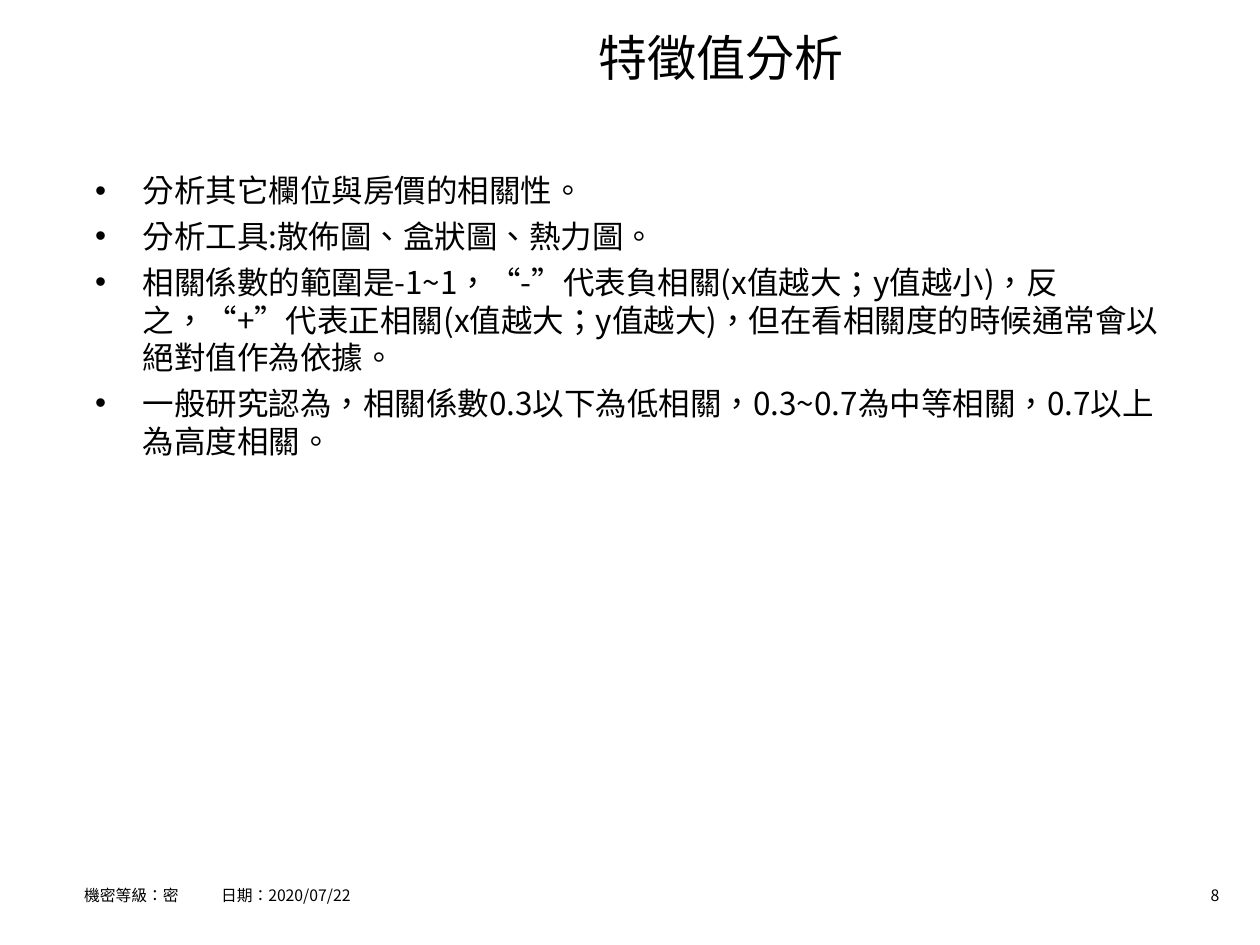
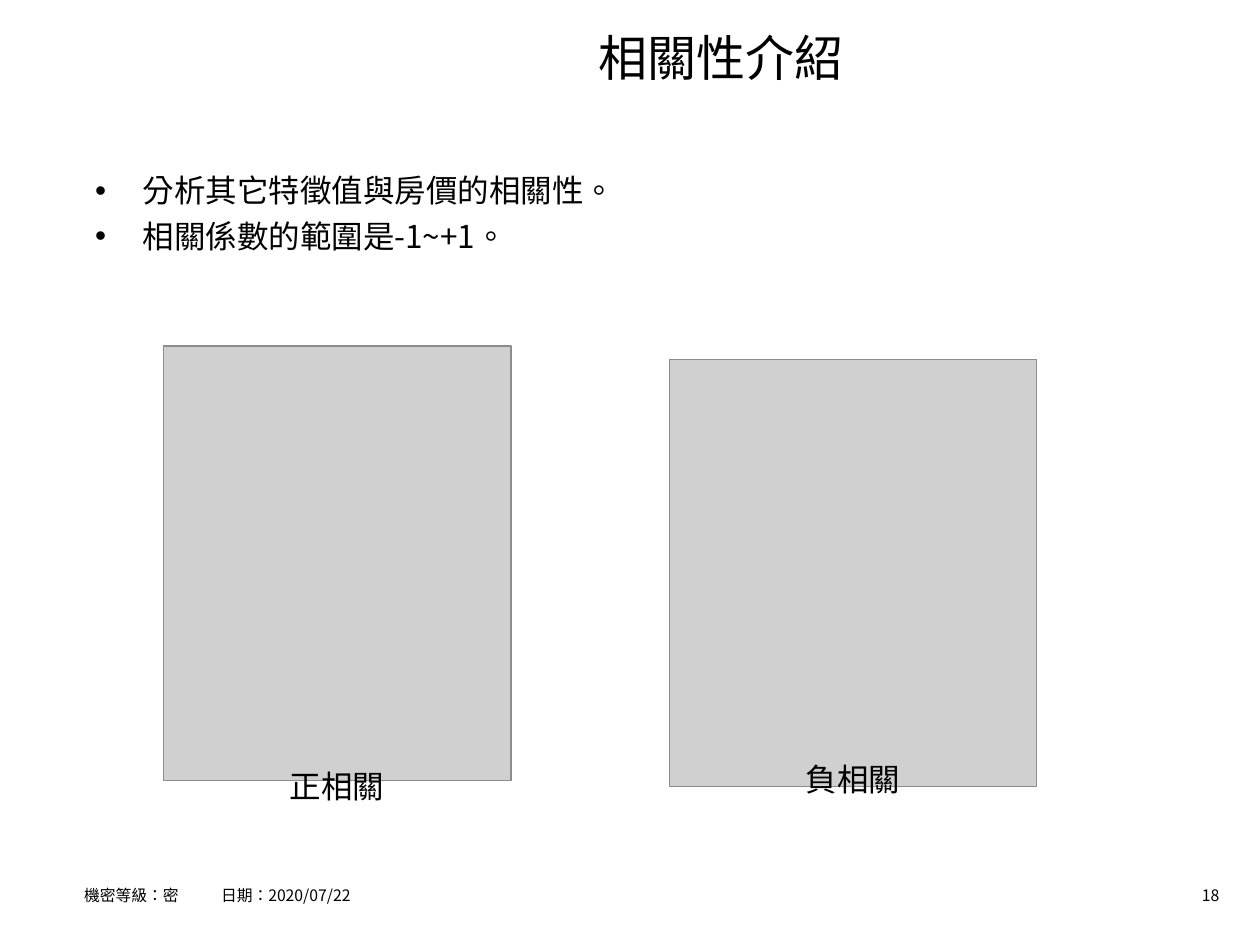
Before and after one commit to hrne/FINAL_REPORT, a slide deck: slide 18 of AI_Report/AI應用-不動產價格預測.ppt (slide 8 before the commit). Drawn at 1260x945 pixels with LibreOffice and Linux fonts; fonts in the diff are those of the drawing; grey boxes stand for pictures; background and template pictures are left out. Boxes give left, top, right and bottom in pixels: in the first picture for what was removed or moved away, otherwise in the second. Text is boxed around its words. In the diff, an @@ line names an element or a change of style, - is before the commit and + after.

```diff
--- a/AI_Report/AI應用-不動產價格預測.ppt
+++ b/AI_Report/AI應用-不動產價格預測.ppt
@@ title at (599,34,844,80): text changed @@
-特徵值分析
+相關性介紹
@@ text at (143,175,615,251): text changed @@
-• 分析其它欄位與房價的相關性。
-• 分析工具:散佈圖、盒狀圖、熱力圖。
-• 相關係數的範圍是-1~1，“-”代表負相關(x值越大；y值越小)，反之，“+”代表正相關(x值越大；y值越大)，但在看相關度的時候通常會以絕對值作為依據。
-• 一般研究認為，相關係數0.3以下為低相關，0.3~0.7為中等相關，0.7以上為高度相關。
+• 分析其它特徵值與房價的相關性。
+• 相關係數的範圍是-1~+1。
@@ picture added at (164,346,512,781) @@
@@ picture added at (669,359,1036,786) @@
@@ text added at (290,771,384,807), 18 pt, text #000000 @@
+正相關
@@ text added at (806,764,900,800), 18 pt, text #000000 @@
+負相關
@@ page number at (1202,889,1219,901): text changed @@
-8
+18
```
Also in this commit, not shown: 15 other slides changed, 16 slides added, 9 slides removed, 14 other files.
